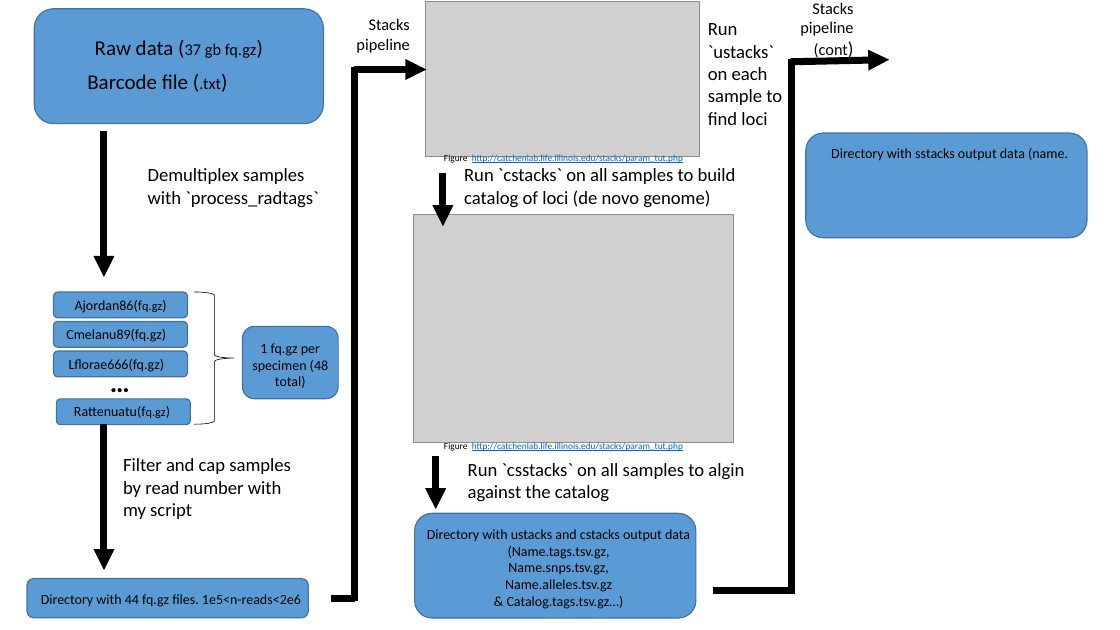
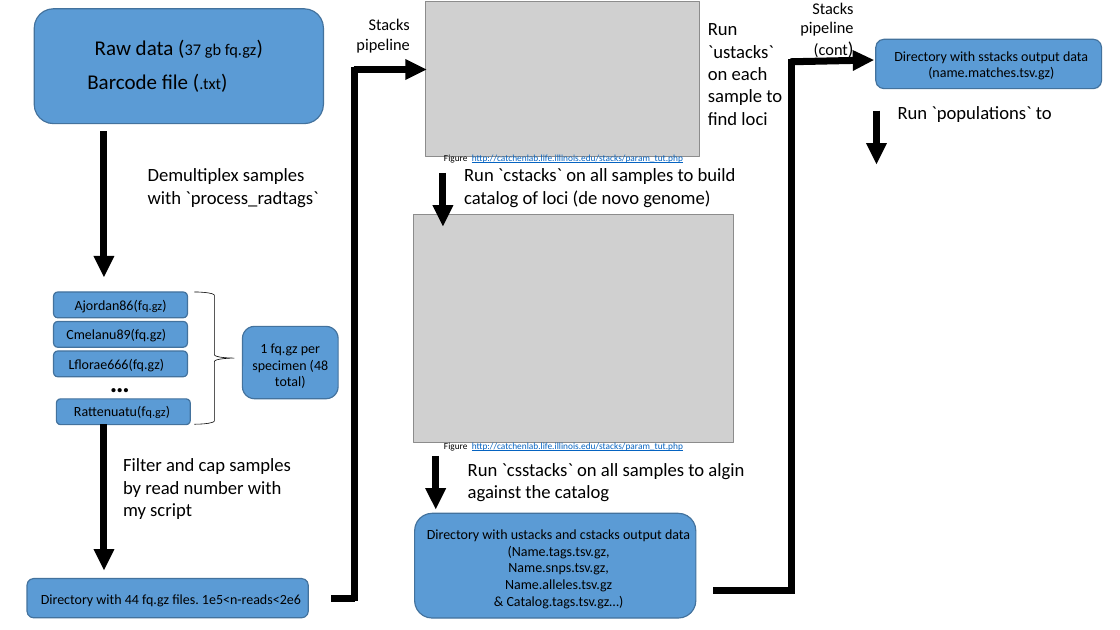
Before and after one commit to fish546-2018/Jenny-Snailfish, a slide deck: slide 1 of progress/flowchart.pptx. Drawn at 1120x630 pixels with LibreOffice and Linux fonts; fonts in the diff are those of the drawing; grey boxes stand for pictures. Boxes give left, top, right and bottom in pixels: in the first picture for what was removed or moved away, otherwise in the second. Text is boxed around its words. In the diff, an @@ line names an element or a change of style, - is before the commit and + after.

```diff
--- a/progress/flowchart.pptx
+++ b/progress/flowchart.pptx
@@ rounded rectangle: place and size @@
-rounded rectangle at [806,133,1087,238]
+rounded rectangle at [876,39,1102,89]
@@ text at [894,51,1088,80]: text changed @@
-Directory with sstacks output data (name.
+Directory with sstacks output data (name.matches.tsv.gz)
@@ arrow moved from (791, 62) - (890, 60) to (791, 62) - (874, 60) @@
@@ arrow added from (876, 111) to (876, 164), #000000 6 pt @@
@@ text added at [898,106,1052,122], 16 pt, text #000000 @@
+Run `populations` to
```
Also in this commit, not shown: 1 other file.
